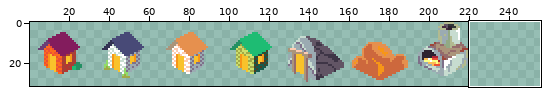
Sprite sheet: assets/buildings.png. The first picture is a wide view before the edit; the outline marks the close-up.
Close-up. Before:
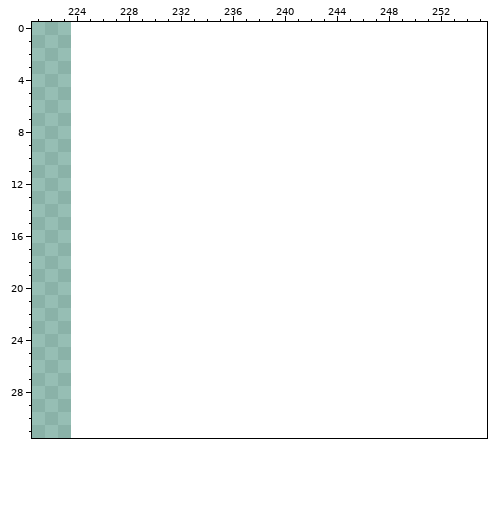
The file is 224x32 pixels. Shown: x 221..255, y 0..31. The old version is drawn lined up with the new one, on the new canvas. The wide view leaves out empty margins.
Now the later version:
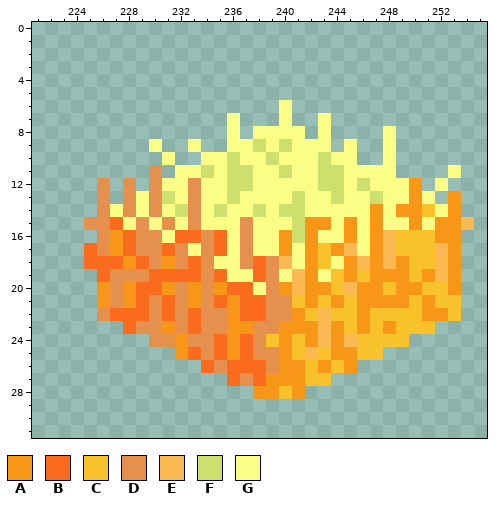
Palette (. is transparent): A #f79617  B #fb6b1d  C #f9c22b  D #e6904e  E #fbb954  F #cddf6c  G #fbff86
The edit:
canvas 224x32 -> 256x32
y 6: x 240 . -> G
y 7: x 236 . -> G; x 240 . -> G; x 243 . -> G
y 8: x 236 . -> G; x 238..241 .... -> GGGG; x 243 . -> G; x 248 . -> G
y 9: x 230 . -> G; x 233 . -> G; x 236..243 ........ -> GGFGFGGG; x 245 . -> G; x 248 . -> G
y 10: x 231 . -> G; x 234..245 ............ -> GGFGGFGGGFGG; x 248 . -> G
y 11: x 230 . -> D; x 232..248 ................. -> GGFGFFGGFGGFFGGGG; x 253 . -> G
y 12: x 226 . -> D; x 228 . -> D; x 230..250 ..................... -> DGGDGGFFGGGGGFFGFGGGA; x 252 . -> G
y 13: x 226 . -> D; x 228..251 ........................ -> DGDFGDGGFGGGGFGGFGGFGGAG; x 253 . -> A
y 14: x 226..253 ............................ -> DGDGDGFDGFGGFGFFGGGGGAGAACGA
y 15: x 225..254 .............................. -> DDBGDGDGDGGGDGGGFAAGAGAGGAGAAE
y 16: x 226..253 ............................ -> DABDDGBBDBGDGGAFAGGAGAECCCAA
y 17: x 225..253 ............................. -> BDABDDBDGDBGDGGAGACAEGAECCCEA
y 18: x 225..253 ............................. -> BBBABDADBDGGDBDEGACGAEAEACCEA
y 19: x 226..253 ............................ -> BDDDBBBBDBGGBDGEAGCACAAACAEA
y 20: x 226..253 ............................ -> ADABBADADABBGDAEAACEAACAACCA
y 21: x 226..253 ............................ -> ADABDBDADBABBDDCACACAAAACACC
y 22: x 226..253 ............................ -> DBBBDBDBDDABBDDACECCACCCCAAC
y 23: x 228..251 ........................ -> BDDADBDDAADDAAAEACACACCC
y 24: x 230..249 .................... -> DDADDBABDCACAEAECCCC
y 25: x 232..247 ................ -> ABDBABDDACECAACC
y 26: x 234..245 ............ -> BDBBBDAACACA
y 27: x 236..243 ........ -> BDBAAACC
y 28: x 238..241 .... -> AACA
Boxes around the changes in both close-ups, in picture pixels (x1, y1, x2, y2):
added: (84, 100, 474, 399)
